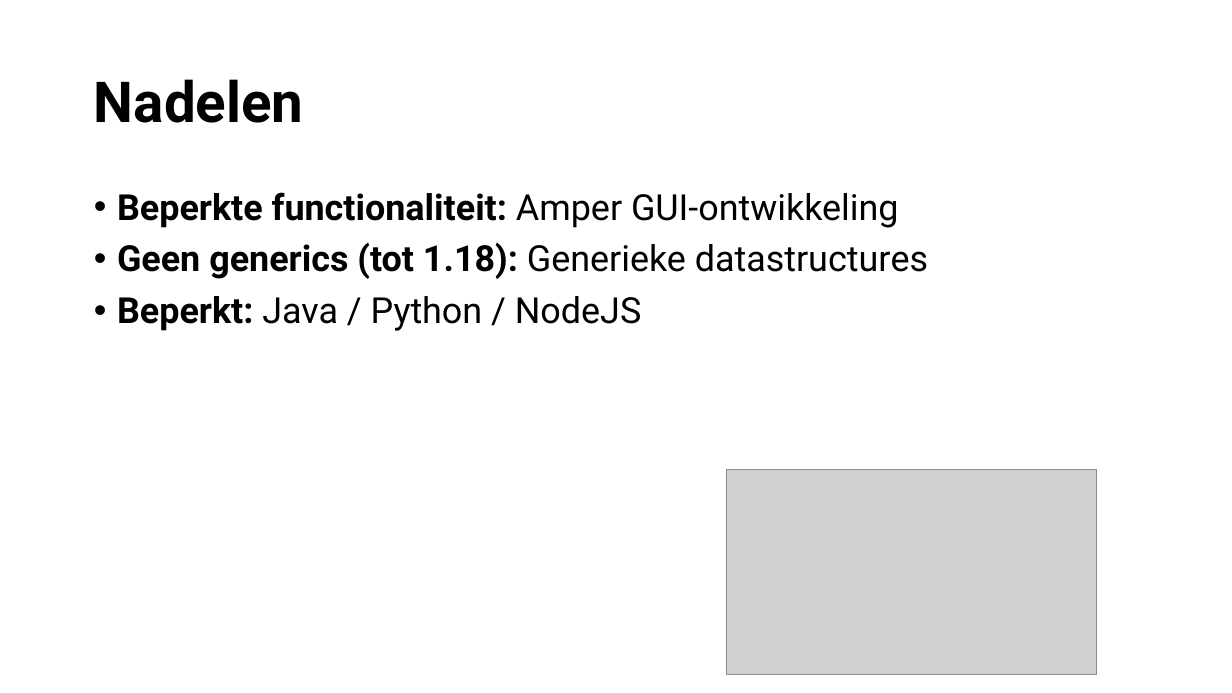
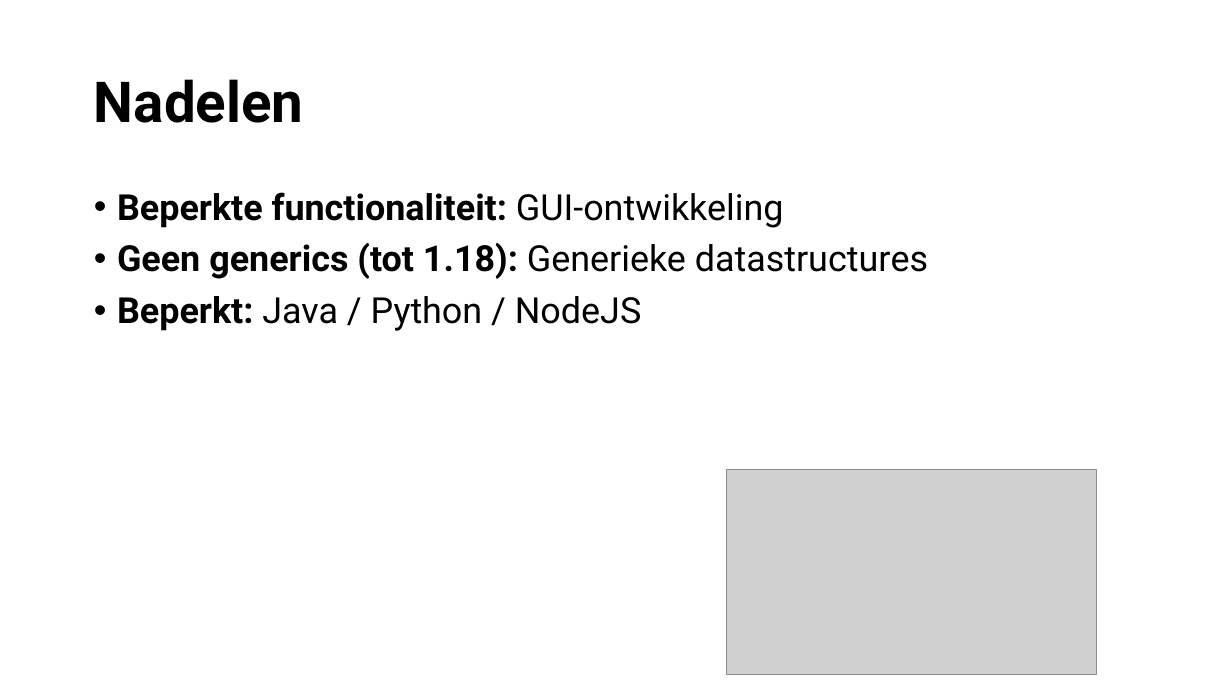
Before and after one commit to vervoortkobe/SoftwareTrends-Presentatie-Go-3ITSOF1, a slide deck: slide 13 of VervoortKobe_SoftwareTrends_Presentatie_Go.pptx. Drawn at 1232x693 pixels with LibreOffice and Linux fonts; fonts in the diff are those of the drawing; grey boxes stand for pictures; background and template pictures are left out. Boxes give left, top, right and bottom in pixels: in the first picture for what was removed or moved away, otherwise in the second. Text is boxed around its words. In the diff, an @@ line names an element or a change of style, - is before the commit and + after.

```diff
--- a/VervoortKobe_SoftwareTrends_Presentatie_Go.pptx
+++ b/VervoortKobe_SoftwareTrends_Presentatie_Go.pptx
@@ text at <box>117,192,784,228</box>: text changed @@
-• Beperkte functionaliteit: Amper GUI-ontwikkeling
+• Beperkte functionaliteit: GUI-ontwikkeling
```
Also in this commit, not shown: 2 other slides changed.
